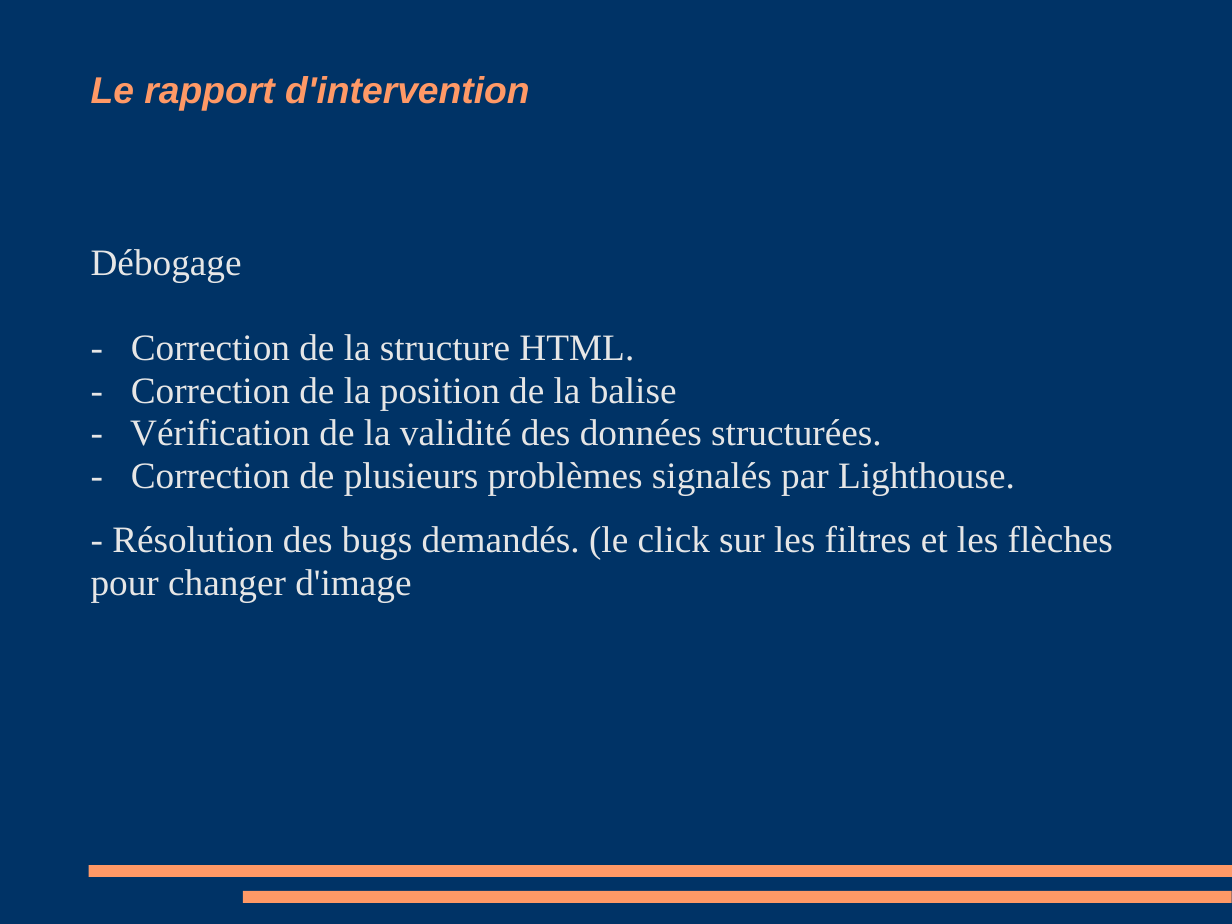
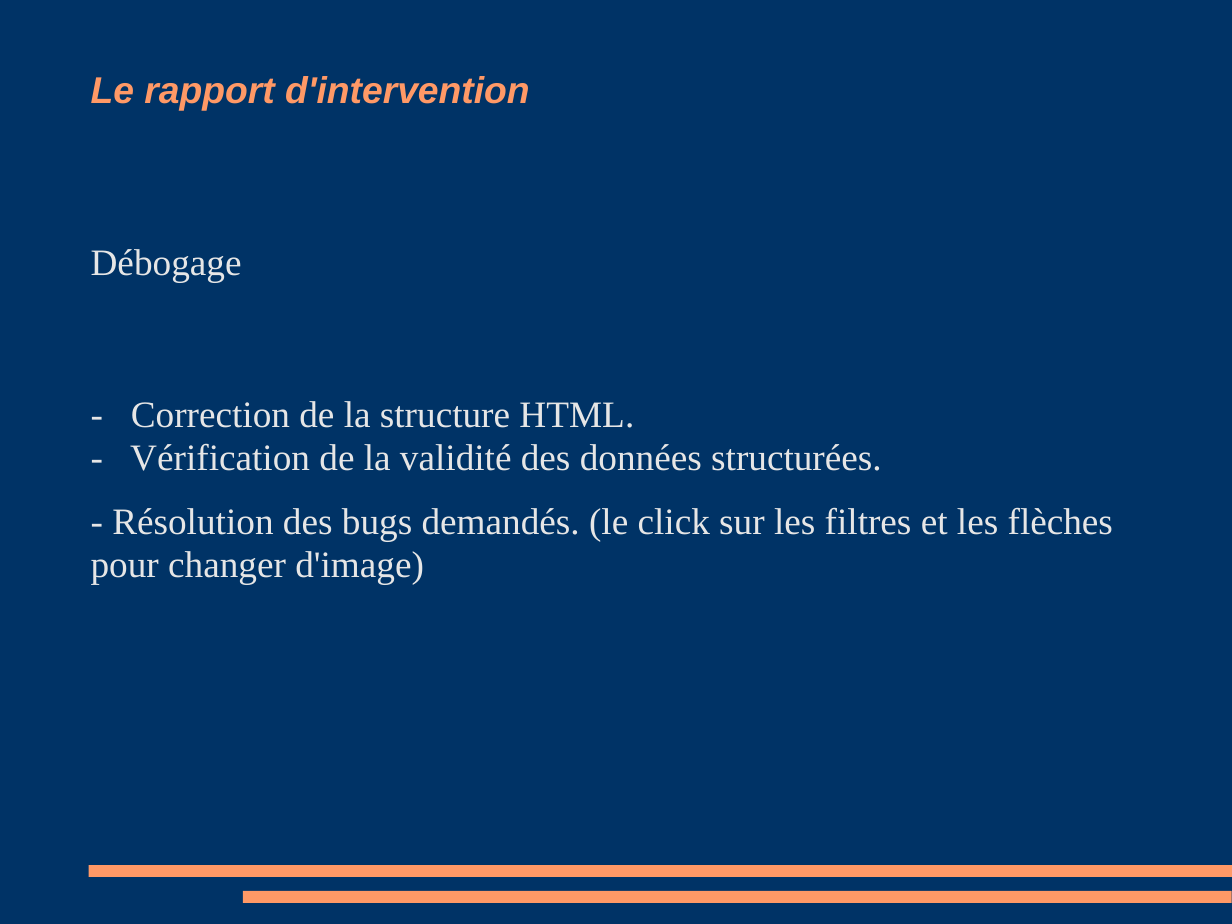
Before and after one commit to david51-ocr/Projet-Optimisation, a slide deck: slide 7 of Cahier de recette.ppt. Drawn at 1232x924 pixels with LibreOffice and Linux fonts; fonts in the diff are those of the drawing. Boxes give left, top, right and bottom in pixels: in the first picture for what was removed or moved away, otherwise in the second. Text is boxed around its words. In the diff, an @@ line names an element or a change of style, - is before the commit and + after.

```diff
--- a/Cahier de recette.ppt
+++ b/Cahier de recette.ppt
@@ text at (91,249,1113,584): text changed @@
-Débogage
-- Correction de la structure HTML.
-- Correction de la position de la balise
-- Vérification de la validité des données structurées.
-- Correction de plusieurs problèmes signalés par Lighthouse.
-- Résolution des bugs demandés. (le click sur les filtres et les flèches pour changer d'image
+Débogage
+- Correction de la structure HTML.
+- Vérification de la validité des données structurées.
+- Résolution des bugs demandés. (le click sur les filtres et les flèches pour changer d'image)
```
Also in this commit, not shown: 5 other slides changed, 2 other files.
